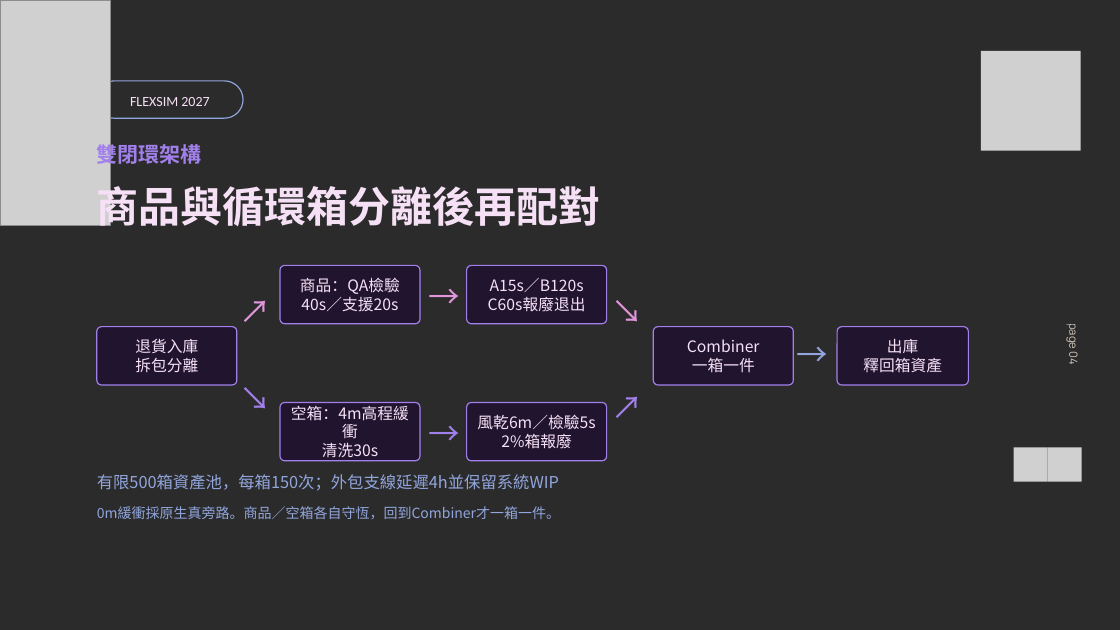
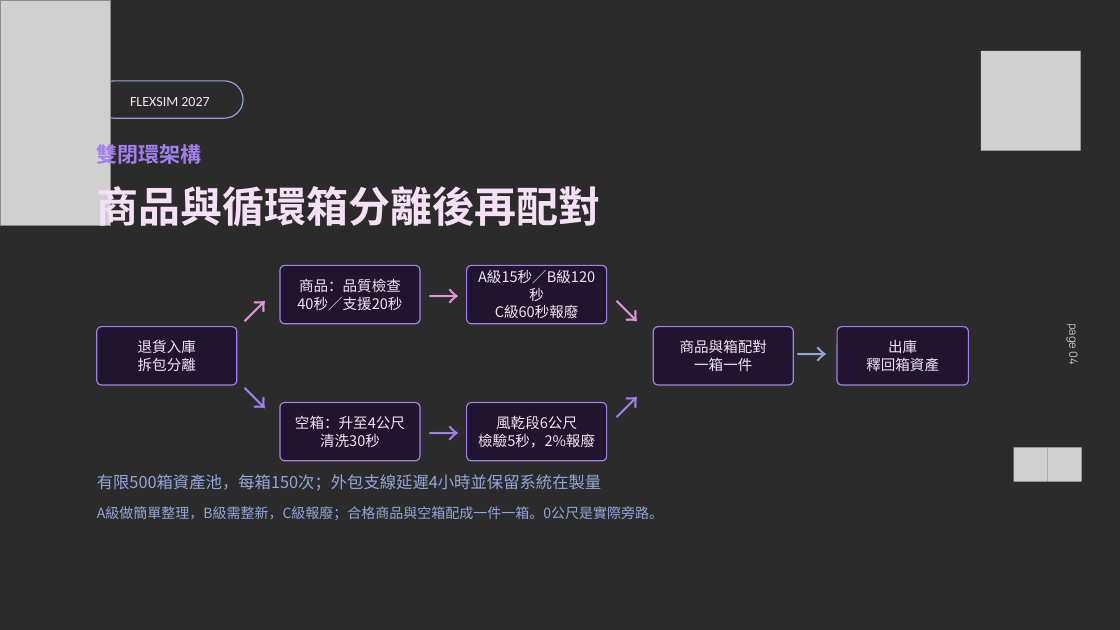
Before and after one commit to JRYTW/flexsim-circular-logistics-digital-twin, a slide deck: slide 4 of 重點檔案/01_成果簡報.pptx. Drawn at 1120x630 pixels with LibreOffice and Linux fonts; fonts in the diff are those of the drawing; grey boxes stand for pictures; background and template pictures are left out; a plain dark background stands for a picture behind light text. Boxes give left, top, right and bottom in pixels: in the first picture for what was removed or moved away, otherwise in the second. Text is boxed around its words. In the diff, an @@ line names an element or a change of style, - is before the commit and + after.

```diff
--- a/重點檔案/01_成果簡報.pptx
+++ b/重點檔案/01_成果簡報.pptx
@@ text in rounded rectangle at bbox=[297, 278, 402, 310]: text changed; size 20.2 to 18.8 pt @@
-商品：QA檢驗
-40s／支援20s
+商品：品質檢查
+40秒／支援20秒
@@ text in rounded rectangle at bbox=[478, 270, 595, 318]: text changed; size 20.2 to 18.8 pt @@
-A15s／B120s
-C60s報廢退出
+A級15秒／B級120秒
+C級60秒報廢
@@ rounded rectangle "退貨入庫" at bbox=[97, 326, 237, 385]: size 20.2 to 18.8 pt @@
@@ rounded rectangle "出庫" at bbox=[837, 326, 968, 385]: size 20.2 to 18.8 pt @@
@@ text in rounded rectangle at bbox=[680, 340, 767, 353]: text changed; size 20.2 to 18.8 pt @@
-Combiner
+商品與箱配對
@@ text in rounded rectangle at bbox=[694, 358, 752, 371]: size 20.2 to 18.8 pt in "一箱一件" @@
@@ text in rounded rectangle at bbox=[295, 416, 405, 447]: text changed; size 20.2 to 18.8 pt @@
-空箱：4m高程緩衝
-清洗30s
+空箱：升至4公尺
+清洗30秒
@@ text in rounded rectangle at bbox=[478, 415, 595, 448]: text changed; size 20.2 to 18.8 pt @@
-風乾6m／檢驗5s
-2%箱報廢
+風乾段6公尺
+檢驗5秒，2%報廢
@@ text at bbox=[97, 474, 601, 491]: text changed @@
-有限500箱資產池，每箱150次；外包支線延遲4h並保留系統WIP
+有限500箱資產池，每箱150次；外包支線延遲4小時並保留系統在製量
@@ text at bbox=[97, 506, 663, 520]: text changed @@
-0m緩衝採原生真旁路。商品／空箱各自守恆，回到Combiner才一箱一件。
+A級做簡單整理，B級需整新，C級報廢；合格商品與空箱配成一件一箱。0公尺是實際旁路。
```
Also in this commit, not shown: 13 other slides changed, 1 slide added, 1 slide removed, 26 other files.
